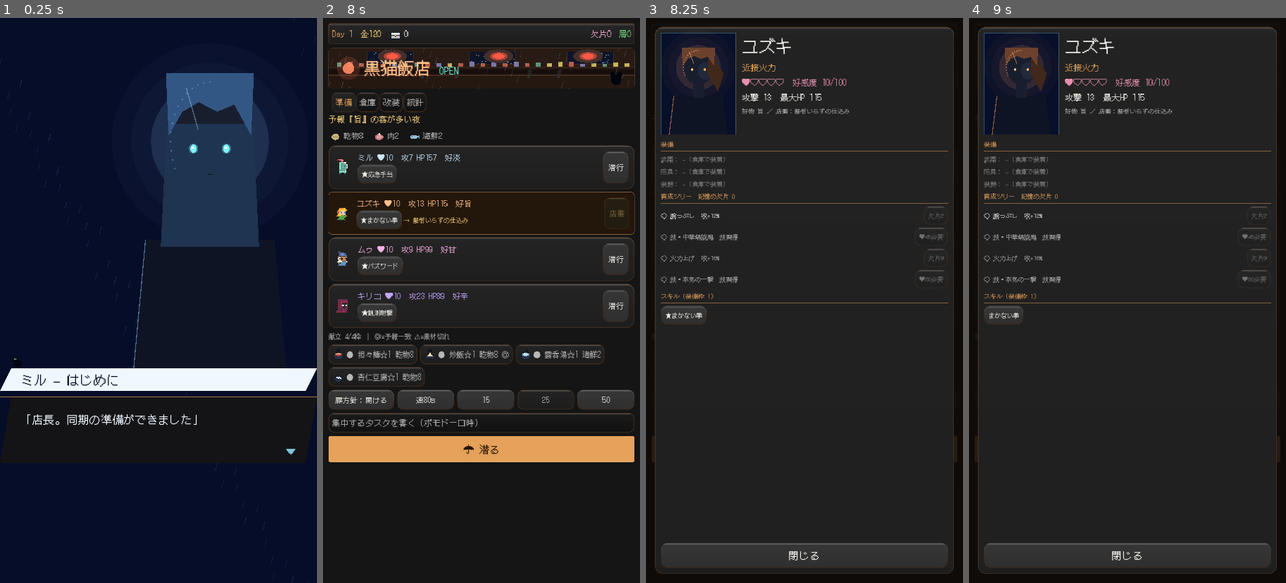
Above: before the commit, frames 1-4 (left to right).
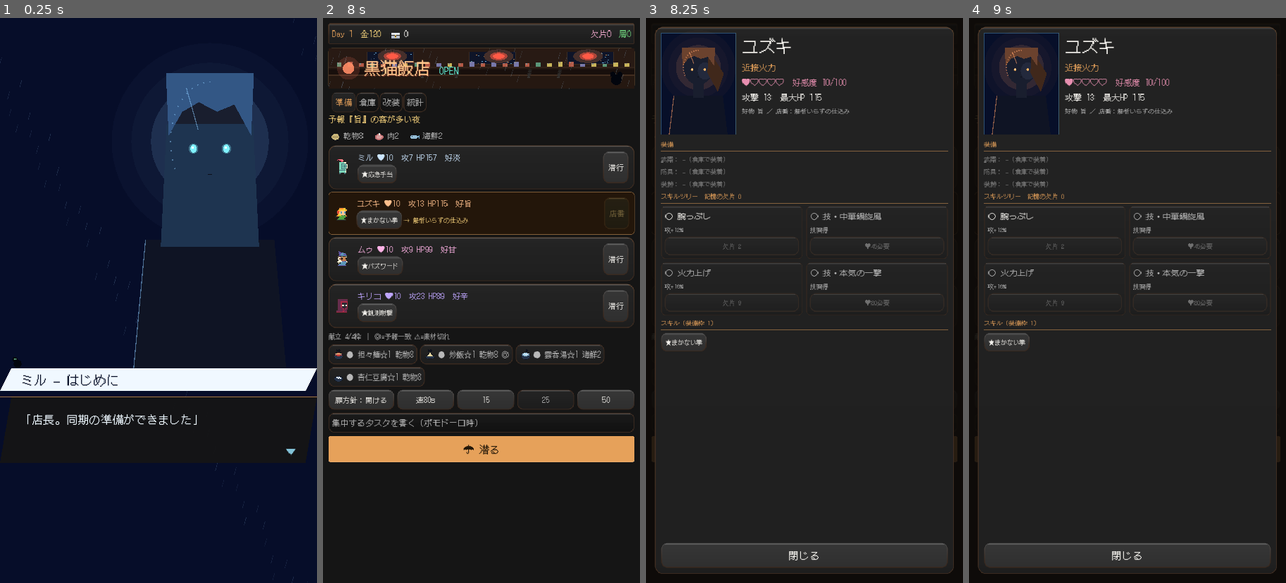
Above: after the commit, the same moments.

Repository: Conata/Pomodoro
Game: Godot game, scene res://main.tscn
Same seed, same stepped clock (60 frames per second), same inputs: the game is played once before the commit and once after it. Sound files missing from this copy of the repository are replaced by a short silence.
Inputs (mouse positions are in pixels of both pictures, inside the frame that each line leads up to):
- Up to frame 1 (0.25 s): no input
- Up to frame 2 (8 s): click (481, 424) at 0.52 s; type "12" at 0.6 s; click (345, 164) at 1.27 s; click (345, 215) at 2.02 s; click (345, 260) at 2.77 s; click (342, 306) at 3.52 s; click "★応急手当" at 4.25 s; click "潜行" at 5 s; click "★まかない拳" at 5.75 s; click "まかない拳" at 6.5 s; click "潜行" at 7.25 s
- Up to frame 3 (8.25 s): click (665, 215) at 8.02 s
- Up to frame 4 (9 s): click (991, 306) at 8.77 s

Frames 1-2 are identical in both runs. In frame 3, 2.3% of the frame differs, in the area x 4-96%, y 31-59%; in frame 4, 2.3%.

Commit message:
Step2-j: スキルツリーをグリッドカード化＋ルーンツリーを紫(オカルト)に
- 各キャラのスキルツリー（GIRL_TREES 全4キャラ）をステータス画面で
  2列グリッドのノードカードに（解放済=紫/可能/ロックで色分け、_skill_node_card）。
  フラットなリストから「ツリーらしい」グリッドへ。
- RenovView(改装/ルーンツリー)の識別色を紫(#8E6BC7=精神世界)へ統一。
  グリッド配置グラフのまま、3軸カラー(紫=オカルト)に合わせた。

Diff:
--- a/main.gd
+++ b/main.gd
@@ -697,27 +697,15 @@
 		else:
 			status_body.add_child(_label("%s： %s %s" % [slot_name, SimItems.display_name(it), SimItems.affix_text(it)],
 					TYPE_SMALL, SimItems.GRADES[int(it["grade"])]["color"]))
-	# 育成ツリー（記憶の欠片で解放）
-	status_body.add_child(_section("育成ツリー　記憶の欠片 %d" % int(s["shards"])))
+	# スキルツリー（記憶の欠片で解放）＝グリッドのノードカード
+	status_body.add_child(_section("スキルツリー　記憶の欠片 %d" % int(s["shards"])))
+	var tree_grid := GridContainer.new()
+	tree_grid.columns = 2
+	tree_grid.add_theme_constant_override("h_separation", SP_2)
+	tree_grid.add_theme_constant_override("v_separation", SP_2)
 	for node in KuroData.GIRL_TREES.get(id, []):
-		var owned: bool = node["id"] in s["girls"][id].get("tree", [])
-		var avail: bool = sim.tree_available(id, String(node["id"]))
-		var line := HBoxContainer.new()
-		line.add_theme_constant_override("separation", SP_2)
-		var desc := _tree_node_desc(node)
-		var col := DS.ACCENT if owned else (COL_TEXT if avail else COL_DIM)
-		var lbl := _label(("● " if owned else "○ ") + String(node["name"]) + "  " + desc, TYPE_SMALL, col)
-		lbl.size_flags_horizontal = Control.SIZE_EXPAND_FILL
-		line.add_child(lbl)
-		if owned:
-			line.add_child(_label("解放済", TYPE_SMALL, DS.ACCENT))
-		else:
-			var buy := _button("欠片%d" % int(node["cost"]), _on_tree_buy.bind(id, String(node["id"])), TYPE_SMALL)
-			buy.disabled = not avail or int(s["shards"]) < int(node["cost"])
-			if not avail and int(node.get("req_aff", 0)) > sim.aff(id):
-				buy.text = "♥%d必要" % int(node["req_aff"])
-			line.add_child(buy)
-		status_body.add_child(line)
+		tree_grid.add_child(_skill_node_card(id, node))
+	status_body.add_child(tree_grid)
 	# スキル（装備/外し）。枠は覚醒で増える
 	status_body.add_child(_section("スキル（装備枠 %d）" % sim.skill_slots()))
 	var sk_flow := HFlowContainer.new()
@@ -732,6 +720,31 @@
 		sk_flow.add_child(sk)
 	status_body.add_child(sk_flow)
 	status_overlay.visible = true
+
+
+## スキルツリーの1ノードをカードで（精神世界＝紫。解放済/可能/ロックで色分け）。
+func _skill_node_card(id: String, node: Dictionary) -> PanelContainer:
+	var s := sim.state
+	var owned: bool = node["id"] in s["girls"][id].get("tree", [])
+	var avail: bool = sim.tree_available(id, String(node["id"]))
+	var card := PanelContainer.new()
+	card.add_theme_stylebox_override("panel", _card_sb())
+	card.size_flags_horizontal = Control.SIZE_EXPAND_FILL
+	var box := VBoxContainer.new()
+	box.add_theme_constant_override("separation", SP_1)
+	var head_col := (UIKit.ACCENT if UIKit.available() else DS.ACCENT) if owned else (COL_TEXT if avail else COL_DIM)
+	box.add_child(_label(("● " if owned else "○ ") + String(node["name"]), TYPE_BODY, head_col))
+	box.add_child(_label(_tree_node_desc(node), TYPE_SMALL, COL_DIM))
+	if owned:
+		box.add_child(_label("解放済", TYPE_SMALL, UIKit.ACCENT if UIKit.available() else DS.ACCENT))
+	else:
+		var buy := _button("欠片 %d" % int(node["cost"]), _on_tree_buy.bind(id, String(node["id"])), TYPE_SMALL)
+		buy.disabled = not avail or int(s["shards"]) < int(node["cost"])
+		if not avail and int(node.get("req_aff", 0)) > sim.aff(id):
+			buy.text = "♥%d必要" % int(node["req_aff"])
+		box.add_child(buy)
+	card.add_child(box)
+	return card
 
 
 func _tree_node_desc(node: Dictionary) -> String:
--- a/src/ui/renov_view.gd
+++ b/src/ui/renov_view.gd
@@ -1,12 +1,14 @@
 class_name RenovView
 extends Control
-## 改装ツリー（TBHルーンツリー準拠：マップ型・隣接解放）の描画とタップ判定。
-## 解放済み=シアン塗り、解放可能=明滅する縁、未到達=沈んだ青。
+## 改装ツリー（TBHルーンツリー準拠：マップ型グリッド・隣接解放）の描画とタップ判定。
+## 解放済み=紫塗り、解放可能=明滅する縁、未到達=沈んだ暗色（オカルト＝紫で識別）。
 
 signal node_tapped(node_id: String)
 
 const CELL := 86.0
 const RADIUS := 27.0
+const RUNE := Color("8e6bc7")       # 紫＝オカルト/精神世界（UIKit.ACCENT と一致）
+const RUNE_DIM := Color("3a2f4a")   # 未到達の沈んだ縁
 
 var sim: KuroSim = null
 var pulse := 0.0
@@ -35,7 +37,7 @@
 		for p in KuroData.RENOV_NODES[id]["prev"]:
 			var owned: bool = id in sim.state["renov"]
 			draw_line(_node_center(String(p)), _node_center(id),
-					Color(DS.ACCENT.r, DS.ACCENT.g, DS.ACCENT.b, 0.5) if owned else DS.LINE, 3.0)
+					Color(RUNE.r, RUNE.g, RUNE.b, 0.5) if owned else RUNE_DIM, 3.0)
 	for id in KuroData.RENOV_NODES:
 		var node: Dictionary = KuroData.RENOV_NODES[id]
 		var c := _node_center(id)
@@ -44,21 +46,21 @@
 		var affordable: bool = avail and int(sim.state["gold"]) >= int(node["cost"])
 		if owned:
 			draw_circle(c, RADIUS, DS.SURFACE_2)
-			draw_arc(c, RADIUS, 0, TAU, 32, DS.ACCENT, 3.0)
+			draw_arc(c, RADIUS, 0, TAU, 32, RUNE, 3.0)
 		elif avail:
 			var a: float = (0.5 + 0.3 * sin(pulse * 3.0)) if affordable else 0.35
 			draw_circle(c, RADIUS, DS.SURFACE)
-			draw_arc(c, RADIUS, 0, TAU, 32, Color(DS.ACCENT.r, DS.ACCENT.g, DS.ACCENT.b, a + 0.3), 3.0)
+			draw_arc(c, RADIUS, 0, TAU, 32, Color(RUNE.r, RUNE.g, RUNE.b, a + 0.3), 3.0)
 		else:
-			draw_circle(c, RADIUS, Color(0.05, 0.08, 0.16))
-			draw_arc(c, RADIUS, 0, TAU, 32, DS.LINE, 2.0)
+			draw_circle(c, RADIUS, Color(0.08, 0.07, 0.10))
+			draw_arc(c, RADIUS, 0, TAU, 32, RUNE_DIM, 2.0)
 		var label_color := DS.TEXT if owned or avail else DS.TEXT_MUTE
 		var nm: String = node["name"]
 		var w := font.get_string_size(nm, HORIZONTAL_ALIGNMENT_CENTER, -1, 15).x
 		draw_string(font, c + Vector2(-w * 0.5, RADIUS + 19), nm, HORIZONTAL_ALIGNMENT_LEFT, -1, 15, label_color)
 		if owned:
 			var mw := font.get_string_size("●", HORIZONTAL_ALIGNMENT_CENTER, -1, 18).x
-			draw_string(font, c + Vector2(-mw * 0.5, 7), "●", HORIZONTAL_ALIGNMENT_LEFT, -1, 18, DS.ACCENT)
+			draw_string(font, c + Vector2(-mw * 0.5, 7), "●", HORIZONTAL_ALIGNMENT_LEFT, -1, 18, RUNE)
 		else:
 			var cost := "%dG" % int(node["cost"])
 			var cw := font.get_string_size(cost, HORIZONTAL_ALIGNMENT_CENTER, -1, 13).x
